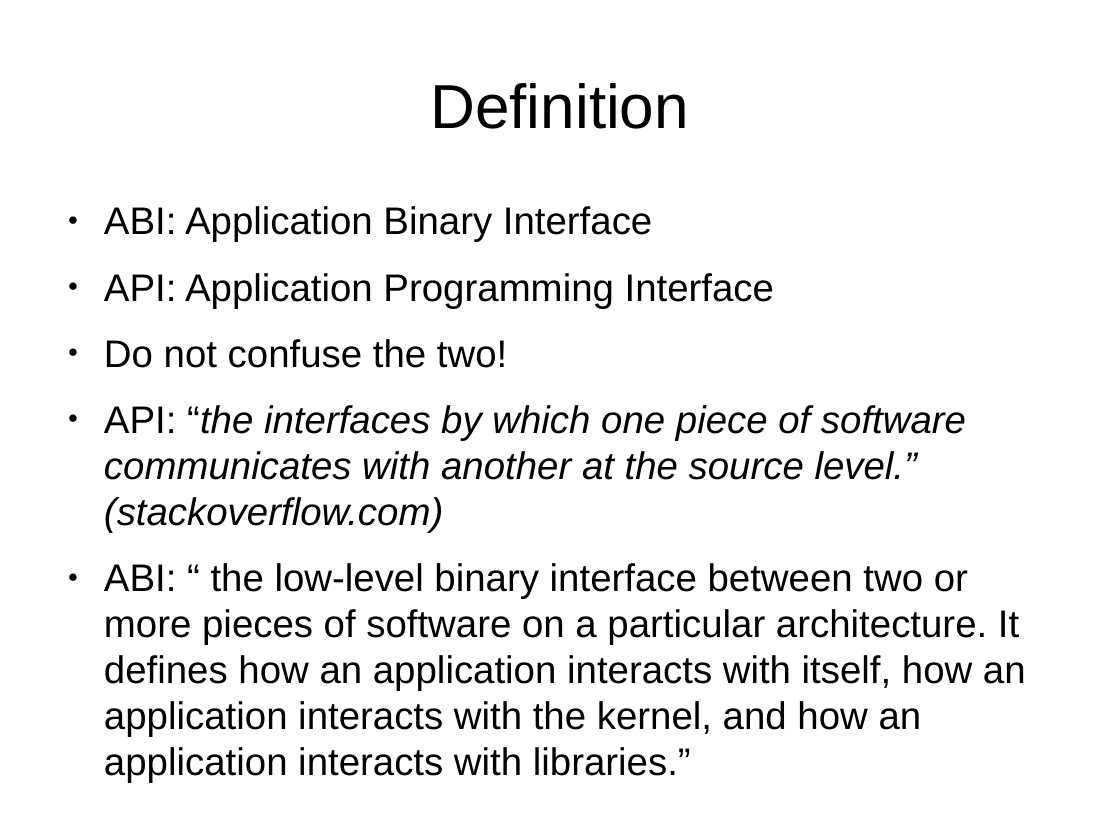
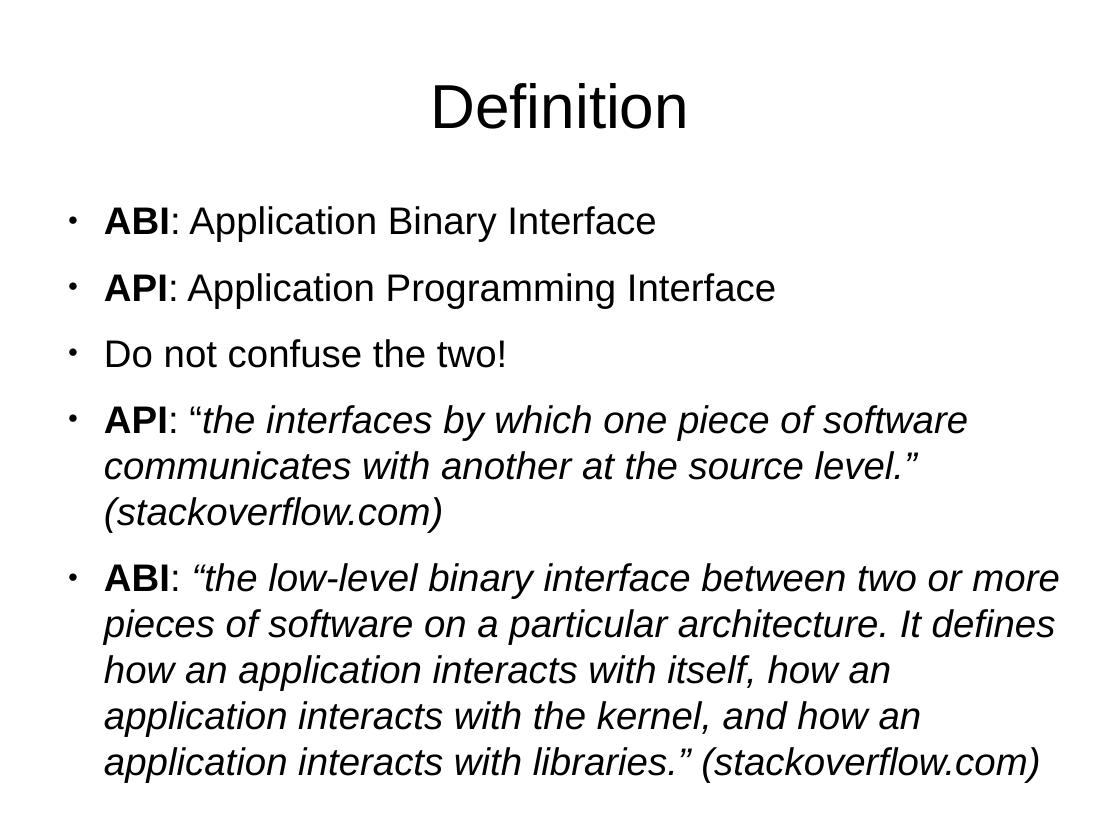
Before and after one commit to kalmuthu/slides, a slide deck: slide 14 of odp/gdb.odp (slide 7 before the commit). Drawn at 1120x840 pixels with LibreOffice and Linux fonts; fonts in the diff are those of the drawing. Boxes give left, top, right and bottom in pixels: in the first picture for what was removed or moved away, otherwise in the second. Text is boxed around its words. In the diff, an @@ line names an element or a change of style, - is before the commit and + after.

Commit message:
some more stuff

```diff
--- a/odp/gdb.odp
+++ b/odp/gdb.odp
@@ text at (104,206,968,533): bold on in "ABI:", "API:", "API:" @@
@@ text at (104,563,1060,783): text changed; italic on @@
-● ABI: “ the low-level binary interface between two or more pieces of software on a particular architecture. It defines how an application interacts with itself, how an application interacts with the kernel, and how an application interacts with libraries.”
+● ABI: “the low-level binary interface between two or more pieces of software on a particular architecture. It defines how an application interacts with itself, how an application interacts with the kernel, and how an application interacts with libraries.” (stackoverflow.com)
```
Also in this commit, not shown: 4 other slides changed, 11 slides added, 1 slide removed.
